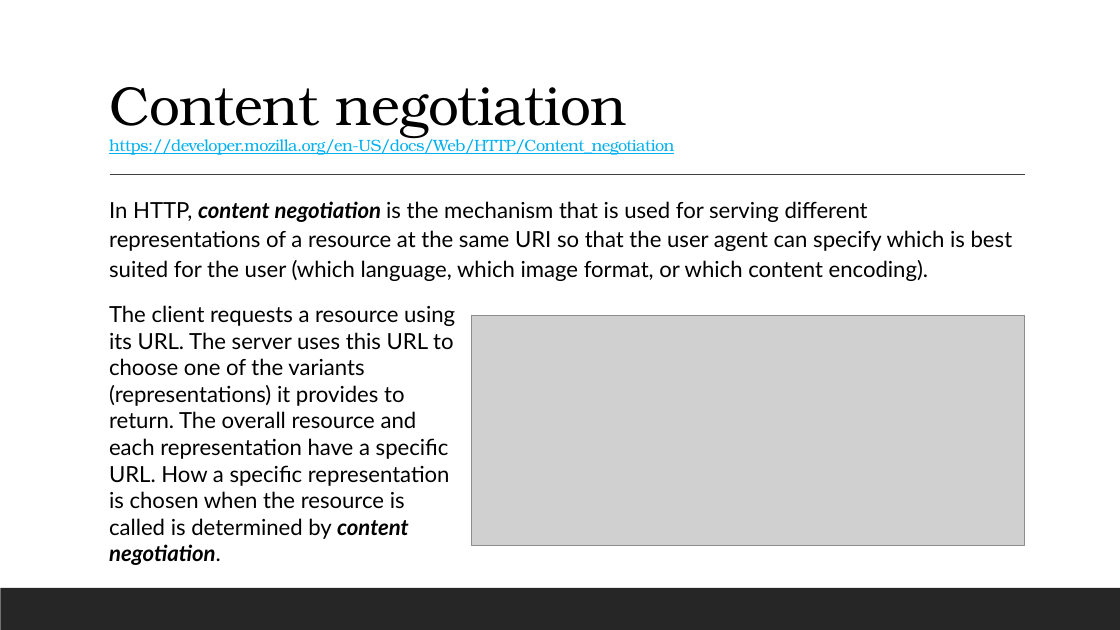
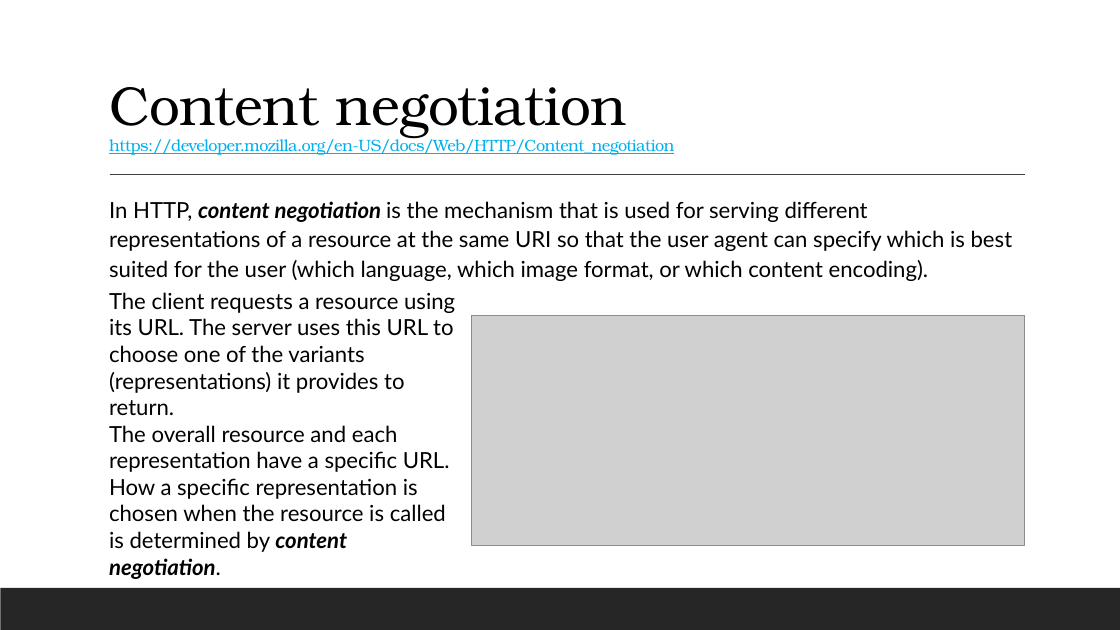
Before and after one commit to 12062021-dynamics365-uta/12062021-batch-repo, a slide deck: slide 5 of pdfs/w4/D13_.NET_HTTPRequestLifeCycle.pptx. Drawn at 1120x630 pixels with LibreOffice and Linux fonts; fonts in the diff are those of the drawing; grey boxes stand for pictures. Boxes give left, top, right and bottom in pixels: in the first picture for what was removed or moved away, otherwise in the second. Text is boxed around its words. In the diff, an @@ line names an element or a change of style, - is before the commit and + after.

```diff
--- a/pdfs/w4/D13_.NET_HTTPRequestLifeCycle.pptx
+++ b/pdfs/w4/D13_.NET_HTTPRequestLifeCycle.pptx
@@ text at <box>109,292,455,579</box>: text changed @@
-The client requests a resource using its URL. The server uses this URL to choose one of the variants (representations) it provides to return. The overall resource and each representation have a specific URL. How a specific representation is chosen when the resource is called is determined by content negotiation.
+The client requests a resource using its URL. The server uses this URL to choose one of the variants (representations) it provides to return.
+The overall resource and each representation have a specific URL. How a specific representation is chosen when the resource is called is determined by content negotiation.
```
Also in this commit, not shown: 6 other slides changed, 4 other files.
